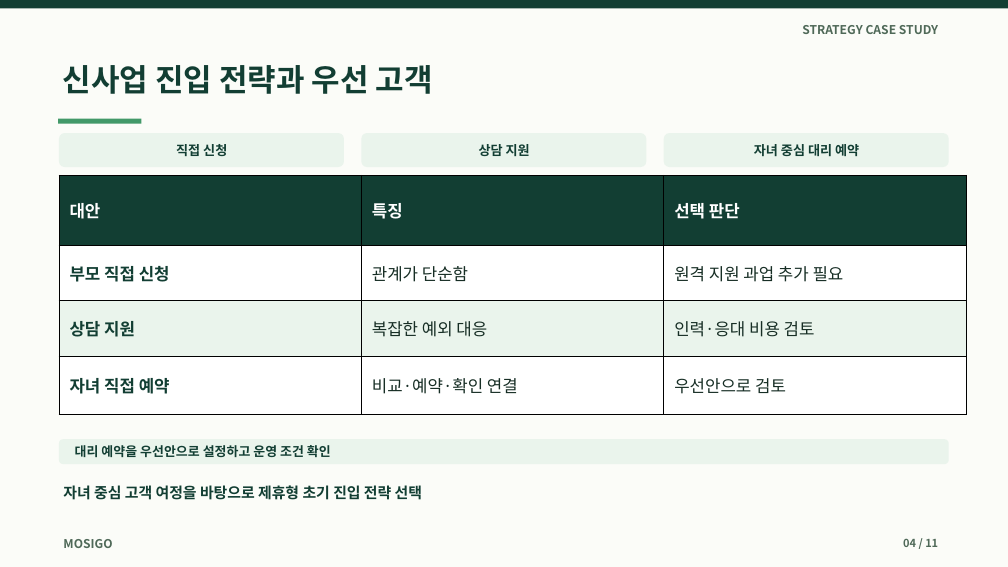
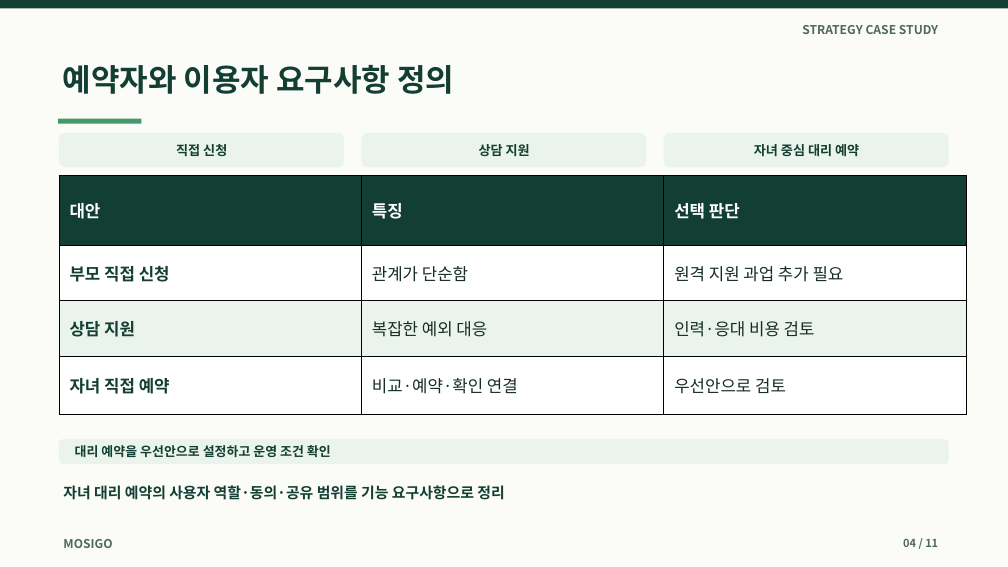
Before and after one commit to dohyunkimmm/mosigo-case-study, a slide deck: slide 4 of downloads/mosigo_report.pptx. Drawn at 1008x567 pixels with LibreOffice and Linux fonts; fonts in the diff are those of the drawing. Boxes give left, top, right and bottom in pixels: in the first picture for what was removed or moved away, otherwise in the second. Text is boxed around its words. In the diff, an @@ line names an element or a change of style, - is before the commit and + after.

```diff
--- a/downloads/mosigo_report.pptx
+++ b/downloads/mosigo_report.pptx
@@ text at (63, 65, 454, 94): text changed @@
-신사업 진입 전략과 우선 고객
+예약자와 이용자 요구사항 정의
@@ text at (63, 485, 504, 500): text changed @@
-자녀 중심 고객 여정을 바탕으로 제휴형 초기 진입 전략 선택
+자녀 대리 예약의 사용자 역할·동의·공유 범위를 기능 요구사항으로 정리
```
Also in this commit, not shown: 3 other slides changed, 9 other files.
